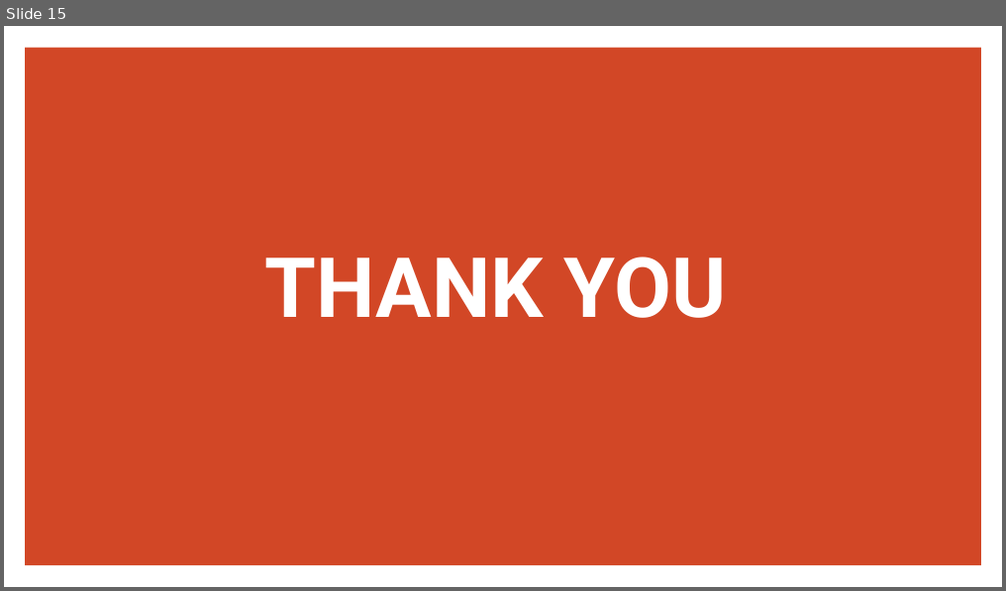
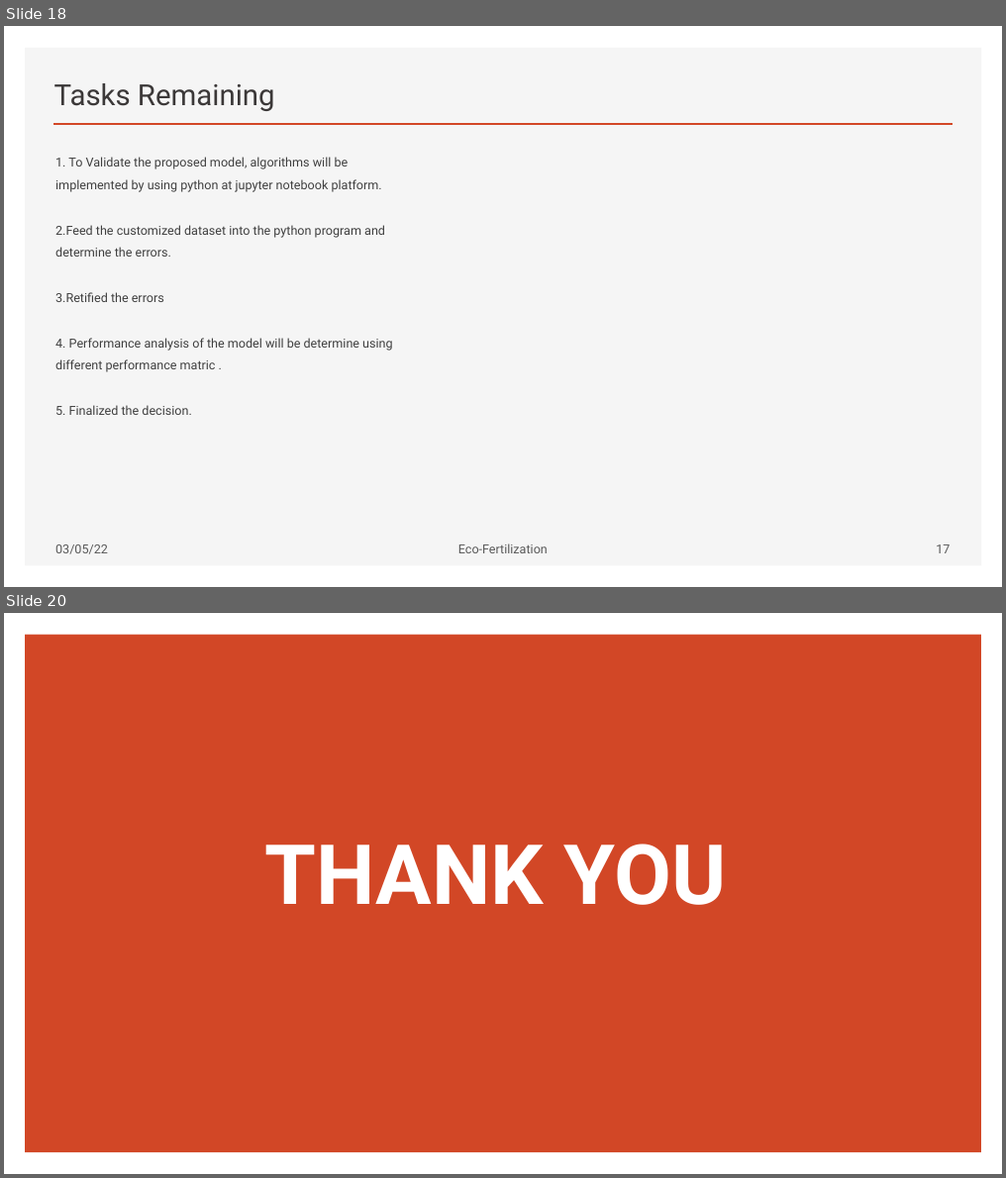
Before and after one commit to Gekko12/Eco-fertilization, a slide deck: EcoFertilization.pptx. Shown one above the other, each under a label of ours: slide 15 before the commit, slides 18 and 20 after it; the slides between them are not shown. The pictures are 1006x591 and 1006x1178 pixels, drawn with LibreOffice and Linux fonts; fonts in the diff are those of the drawing. Boxes give left, top, right and bottom in pixels: in the first picture for what was removed or moved away, otherwise in the second. Text is boxed around its words. In the diff, an @@ line names an element or a change of style, - is before the commit and + after.

```diff
--- a/EcoFertilization.pptx
+++ b/EcoFertilization.pptx
@@ slide 18 added at (4, 26, 1002, 587), background #FFFFFF @@
@@ rectangle added at (25, 48, 982, 567), fill #F5F5F5 @@
@@ title added at (54, 83, 275, 111), 28 pt, text #3B3838 @@
+Tasks Remaining
@@ line added from (54, 124) to (952, 124), #D24726 2 pt @@
@@ text added at (55, 157, 393, 415), 12 pt, text #404040 @@
+1. To Validate the proposed model, algorithms will be implemented by using python at jupyter notebook platform.
+2.Feed the customized dataset into the python program and determine the errors.
+3.Retified the errors
+4. Performance analysis of the model will be determine using different performance matric .
+5. Finalized the decision.
@@ text added at (55, 545, 108, 555), 12 pt, text #595959 @@
+03/05/22
@@ text added at (458, 544, 548, 554), 12 pt, text #595959 @@
+Eco-Fertilization
@@ page number added at (936, 545, 949, 554), 12 pt, text #595959 @@
+17
@@ what was slide 15 is now slide 20 @@
```
Also in this commit, not shown: 11 slides changed, 7 other slides added, 3 slides removed, 12 other files.
